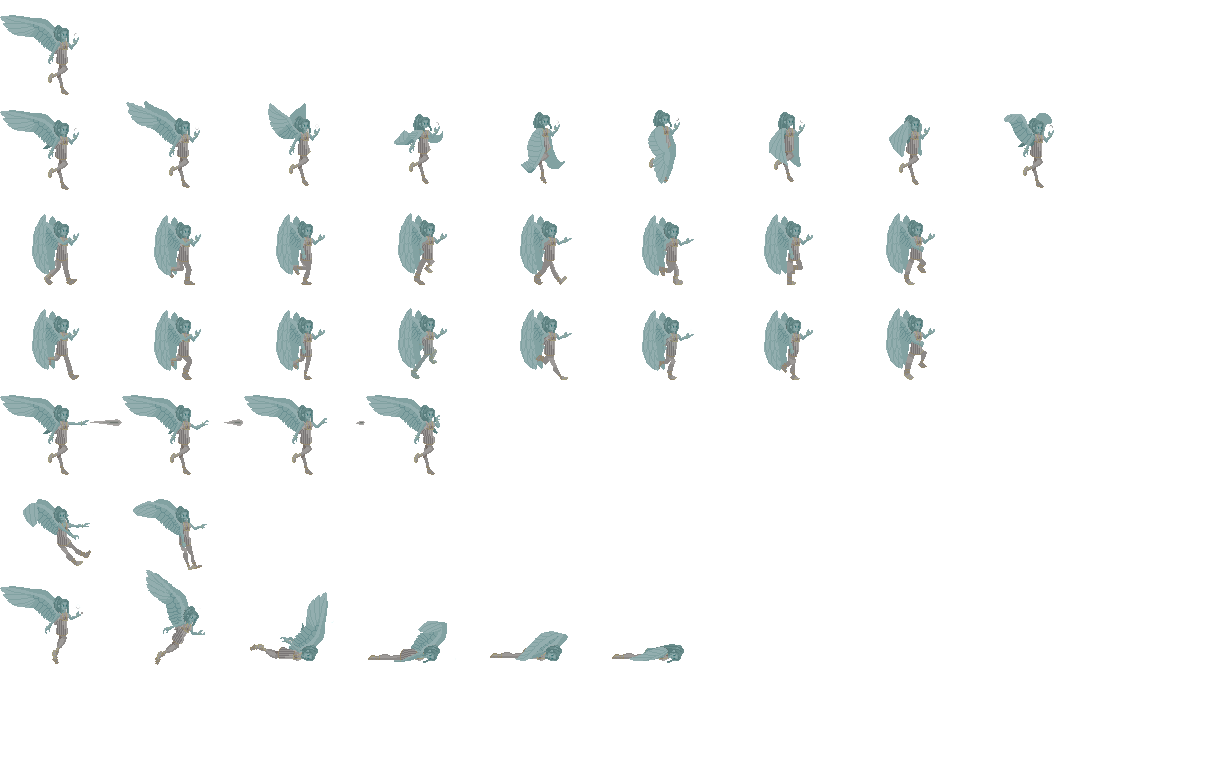
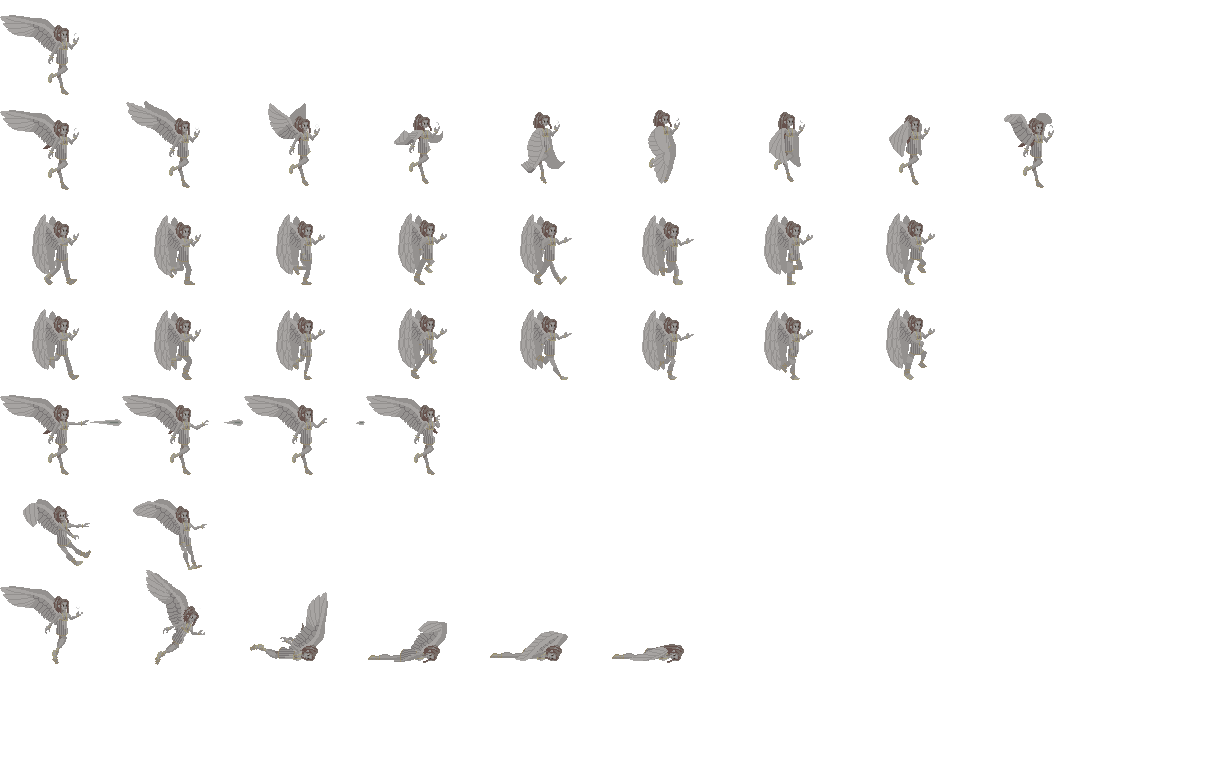
Layer changes from the first 1220 × 760 image to the second:
hid "fantasmaSinAlas/Cabeza", opacity 25% → 18% over <box>0,15,1054,663</box>
